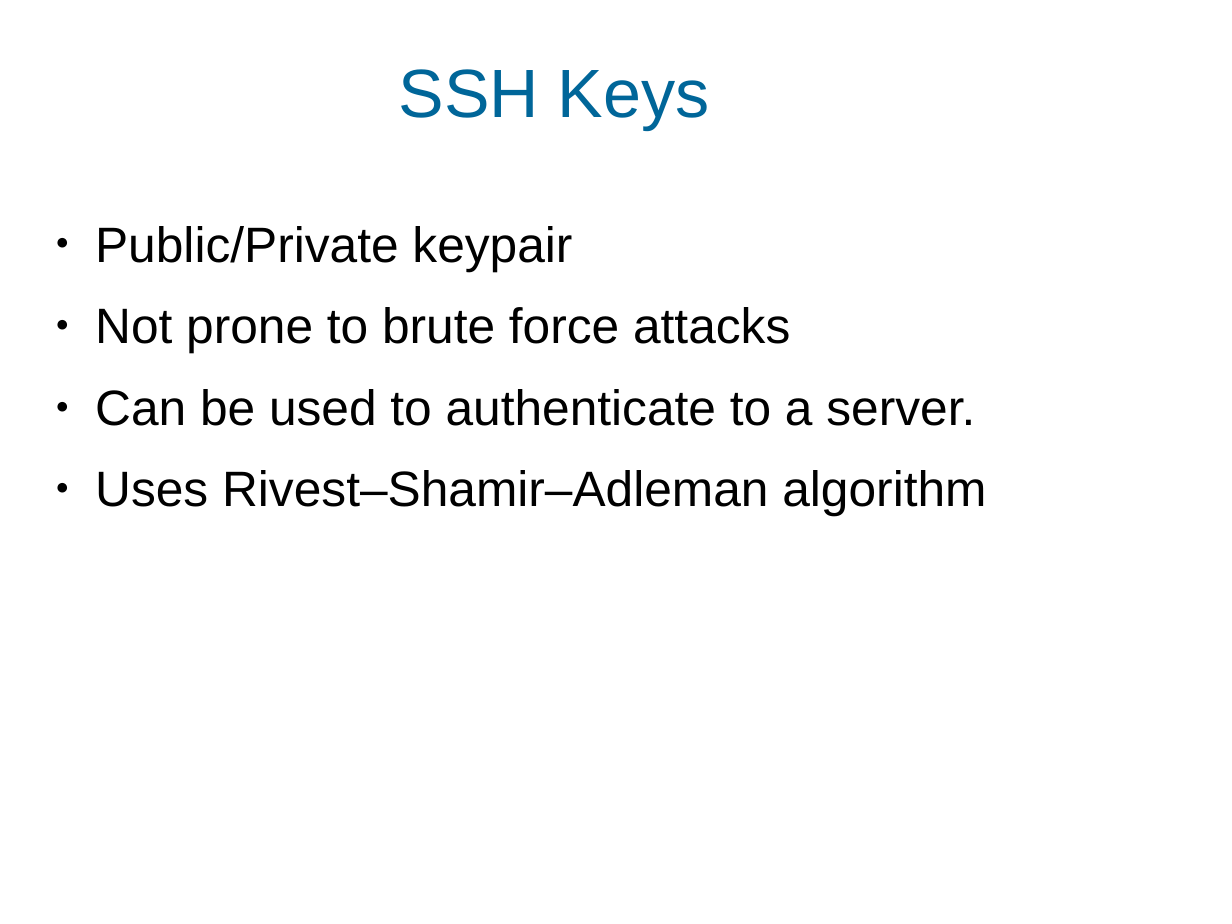
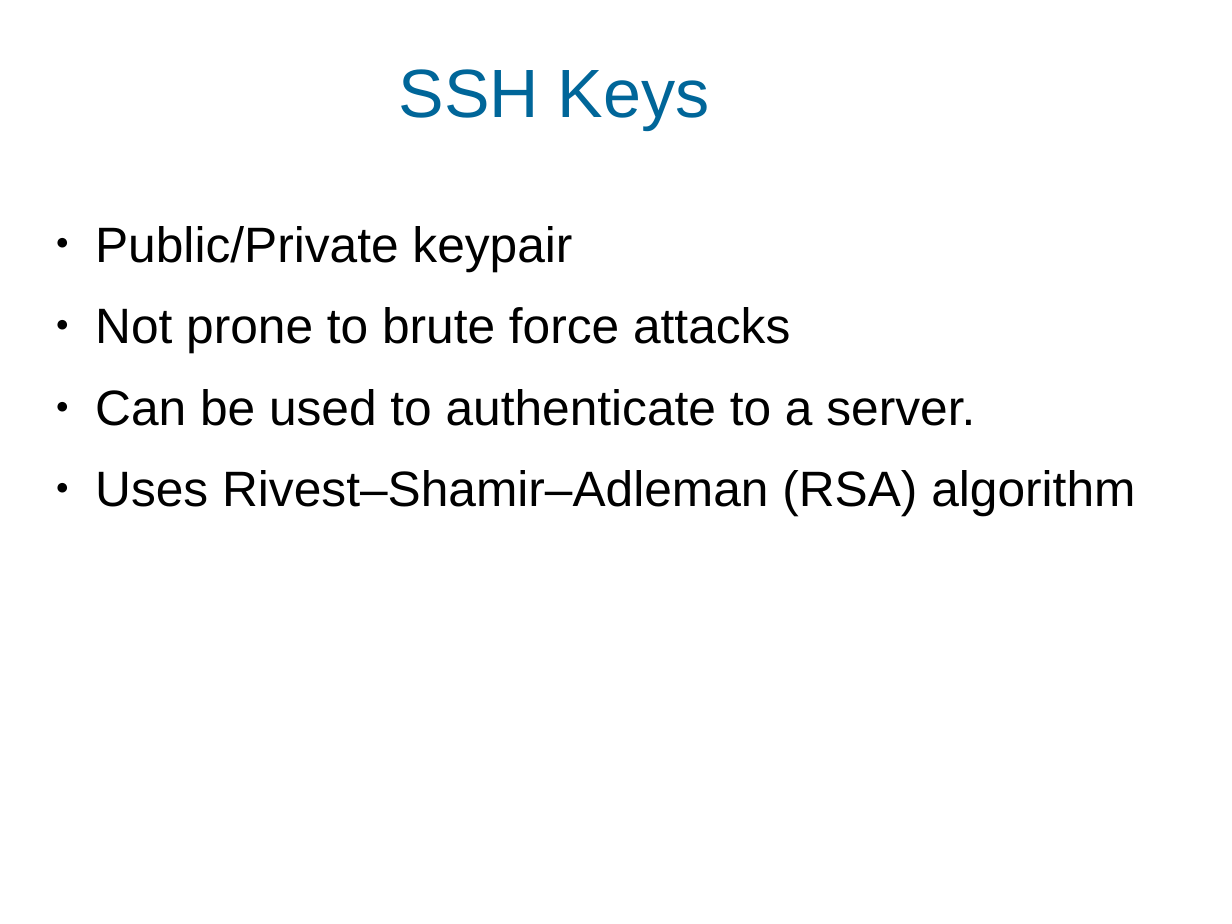
Before and after one commit to daemoneye/Gitolite-talk, a slide deck: slide 5 of gitolite.odp. Drawn at 1232x924 pixels with LibreOffice and Linux fonts; fonts in the diff are those of the drawing; background and template pictures are left out. Boxes give left, top, right and bottom in pixels: in the first picture for what was removed or moved away, otherwise in the second. Text is boxed around its words. In the diff, an @@ line names an element or a change of style, - is before the commit and + after.

Commit message:
Cleaned up text on slides

```diff
--- a/gitolite.odp
+++ b/gitolite.odp
@@ text at <box>95,470,1135,516</box>: text changed @@
-● Uses Rivest–Shamir–Adleman algorithm
+● Uses Rivest–Shamir–Adleman (RSA) algorithm
```
Also in this commit, not shown: 2 other slides changed.
